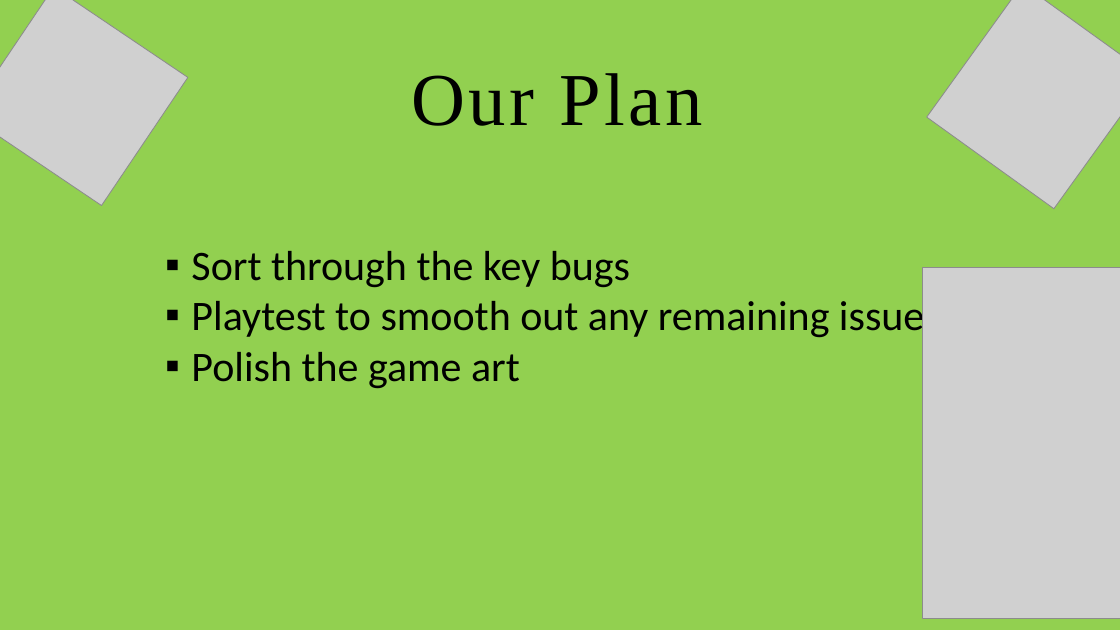
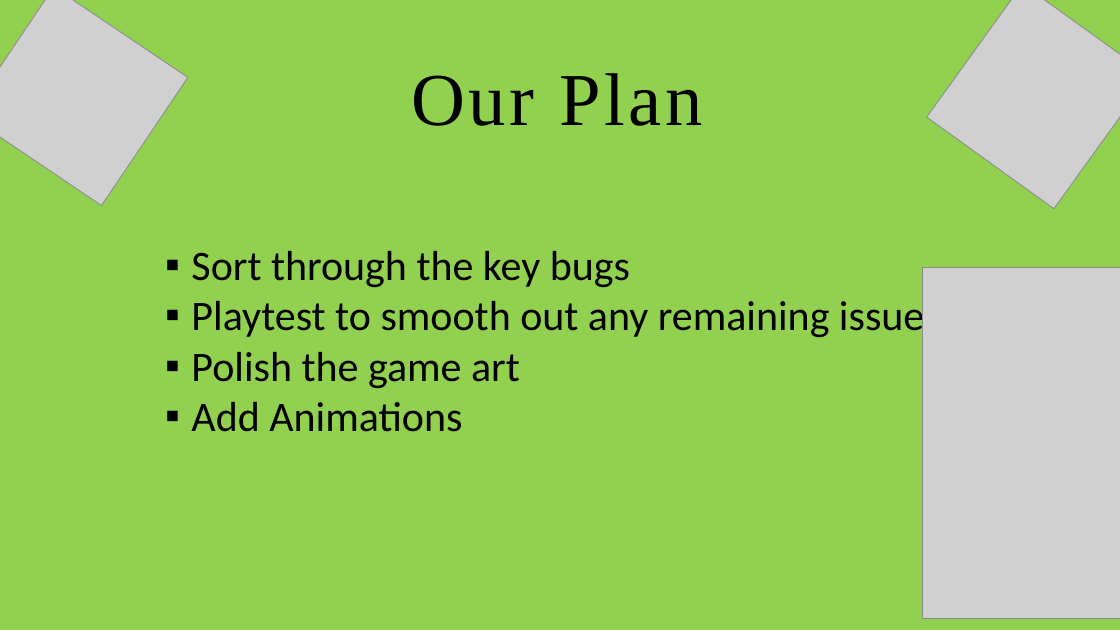
Before and after one commit to UoSGroupProjects1718/mgp-l4-5-group-2, a slide deck: slide 5 of Documents/Presentations/PresentationBeta.pptx. Drawn at 1120x630 pixels with LibreOffice and Linux fonts; fonts in the diff are those of the drawing; grey boxes stand for pictures. Boxes give left, top, right and bottom in pixels: in the first picture for what was removed or moved away, otherwise in the second. Text is boxed around its words. In the diff, an @@ line names an element or a change of style, - is before the commit and + after.

Commit message:
powerpoint

```diff
--- a/Documents/Presentations/PresentationBeta.pptx
+++ b/Documents/Presentations/PresentationBeta.pptx
@@ text at (191, 402, 462, 432): paragraph added @@
+▪ Add Animations
```
